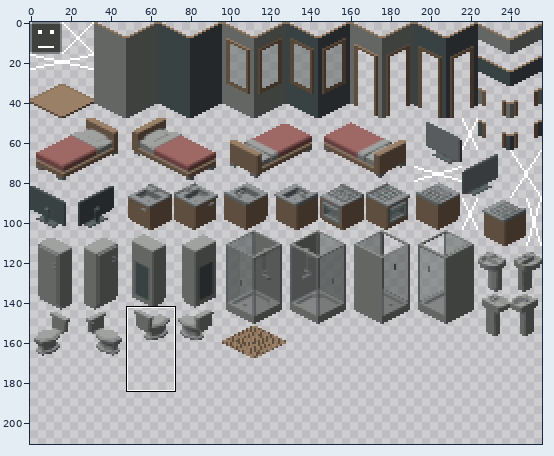
Edited in one commit: sprite sheet (assets/iso-tile.png). Above: a wide view before the commit, with the close-up outlined.
Close-up. The starting point:
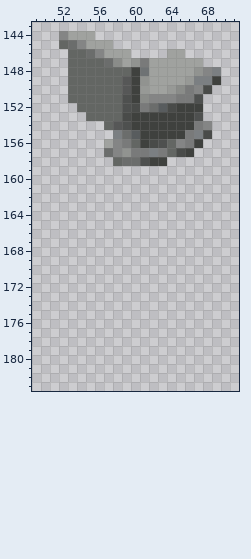
The file is 256x256 pixels. Colours within 5 levels of each other are drawn and written as one. Shown: x 49..71, y 143..183. The wide view leaves out empty margins. The commit also changed other parts of the picture, which this record leaves out.
After:
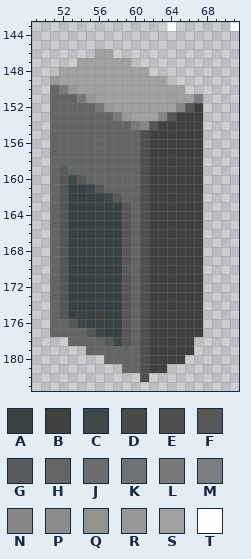
Palette (. is transparent): A #384243  B #3f413e  C #3d4848  D #494b49  E #4e504f  F #565757  G #585c5e  H #636663  J #6b6d6c  K #6e7274  L #797a7a  M #7b7f82  N #848585  P #8a8c89  Q #919390  R #979996  S #a0a29f  T #ffffff
The exact change:
{"y":143,"x":64,"old":".","new":"T"}
{"y":143,"x":71,"old":".","new":"T"}
{"y":144,"x":52,"old":"NSSS","new":"...."}
{"y":145,"x":52,"old":"HJNSSS","new":"......"}
{"y":146,"x":53,"old":"HHJN","new":"...S"}
{"y":146,"x":58,"old":"SS","new":".."}
{"y":146,"x":64,"old":"SS","new":".."}
{"y":147,"x":53,"old":"HHHHJP","new":".SSSSS"}
{"y":147,"x":60,"old":"QLSSSSSS","new":"........"}
{"y":148,"x":52,"old":".HHHHHHHBKSSSSSQNM","new":"SSSSSSSSSS........"}
{"y":149,"x":51,"old":"..HHHHHHFBQ","new":"RSSSSSSSSSS"}
{"y":149,"x":64,"old":"SSRMMB","new":"......"}
{"y":150,"x":51,"old":"..HHHHHHFBR","new":"HLRSSSSSSSS"}
{"y":150,"x":64,"old":"RPLND","new":"SS..."}
{"y":151,"x":51,"old":"..","new":"HH"}
{"y":151,"x":54,"old":"HHHHHEBPNNNLLE","new":"LRSSSSSSSSSSSM"}
{"y":152,"x":51,"old":"...","new":"HHH"}
{"y":152,"x":56,"old":"HHHEDLJGDBB","new":"LRSSSSSSSNF"}
{"y":153,"x":51,"old":"....","new":"HHHH"}
{"y":153,"x":58,"old":"HDBBBBB","new":"LRSSSNF"}
{"y":153,"x":67,"old":"E","new":"B"}
{"y":154,"x":51,"old":"......","new":"HHHHHH"}
{"y":154,"x":58,"old":"FEBBB","new":"HHLNF"}
{"y":154,"x":67,"old":"LN","new":"B."}
{"y":155,"x":51,"old":".......MJGB","new":"HHHHHHHHHHE"}
{"y":155,"x":66,"old":"LMD","new":"BB."}
{"y":156,"x":51,"old":"......SNL","new":"HHHHHHHHH"}
{"y":156,"x":61,"old":"BDEHNL","new":"EBBBBB"}
{"y":157,"x":51,"old":"......JNQLLMLHD","new":"HHHHHHHHHHEBBBB"}
{"y":157,"x":67,"old":".","new":"B"}
{"y":158,"x":51,"old":".......","new":"HHHHHHH"}
{"y":158,"x":59,"old":"JJ","new":"HH"}
{"y":158,"x":64,"old":"....","new":"BBBB"}
{"y":159,"x":51,"old":".................","new":"HGHHHHHHHHEBBBBBB"}
{"y":160,"x":51,"old":".................","new":"HFCFHHHHHHEBBBBBB"}
{"y":161,"x":51,"old":".................","new":"HFAACFHHHHEBBBBBB"}
{"y":162,"x":51,"old":".................","new":"HFAAAACFHHEBBBBBB"}
{"y":163,"x":51,"old":".................","new":"HFAAAAAAFHEBBBBBB"}
{"y":164,"x":51,"old":".................","new":"HFAAAAAAFHEBBBBBB"}
{"y":165,"x":51,"old":".................","new":"HFAAAAAAFHEBBBBBB"}
{"y":166,"x":51,"old":".................","new":"HFAAAAAAFHEBBBBBB"}
{"y":167,"x":51,"old":".................","new":"HFAAAAAAFHEBBBBBB"}
{"y":168,"x":51,"old":".................","new":"HFAAAAAAFHEBBBBBB"}
{"y":169,"x":51,"old":".................","new":"HFAAAAAAFHEBBBBBB"}
{"y":170,"x":51,"old":".................","new":"HFAAAAAAGHEBBBBBB"}
{"y":171,"x":51,"old":".................","new":"HFAAAAAAFHEBBBBBB"}
{"y":172,"x":51,"old":".................","new":"HFAAAAAAFHEBBBBBB"}
{"y":173,"x":51,"old":".................","new":"HFAAAAAAFHEBBBBBB"}
{"y":174,"x":51,"old":".................","new":"HFAAAAAAFHEBBBBBB"}
{"y":175,"x":51,"old":".................","new":"HFAAABAAFHEBBBBBB"}
{"y":176,"x":51,"old":".................","new":"HHFCAAAAFHEBBBBBB"}
{"y":177,"x":51,"old":".................","new":"HHHHFCAAFHEBBBBBB"}
{"y":178,"x":53,"old":"..............","new":"HHHHFCFHEBBBBB"}
{"y":179,"x":55,"old":"............","new":"HHHHHHEBBBBB"}
{"y":180,"x":57,"old":".........","new":"HHHHEBBBB"}
{"y":181,"x":59,"old":".....","new":"HHEBB"}
{"y":182,"x":61,"old":".","new":"E"}
